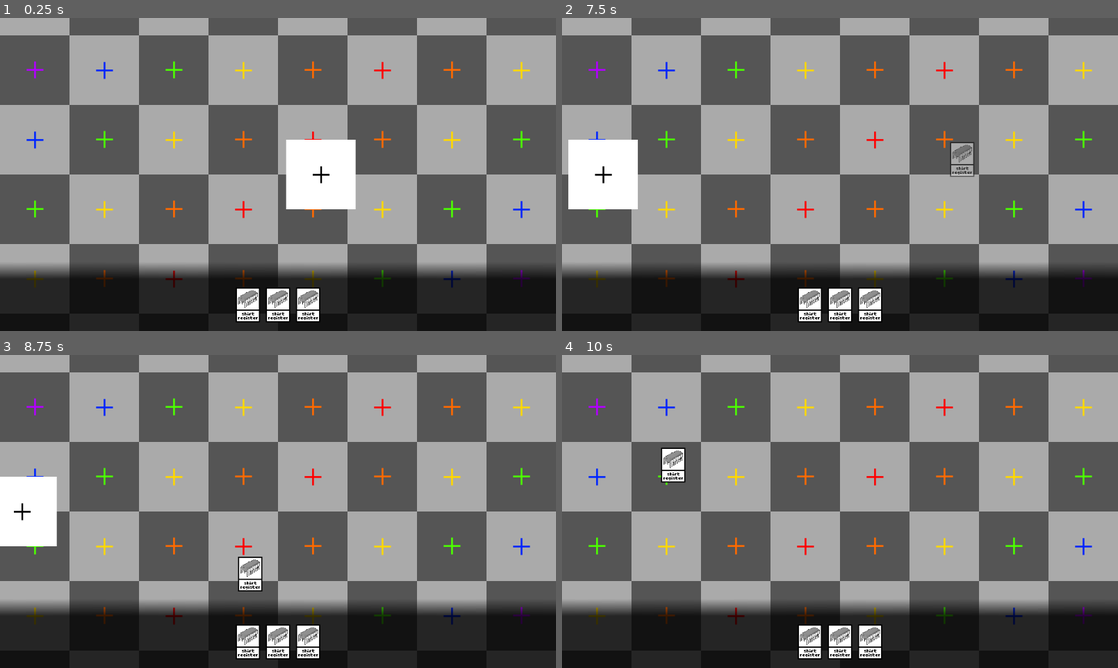
Above: before the commit, frames 1-4 (two rows, left to right).
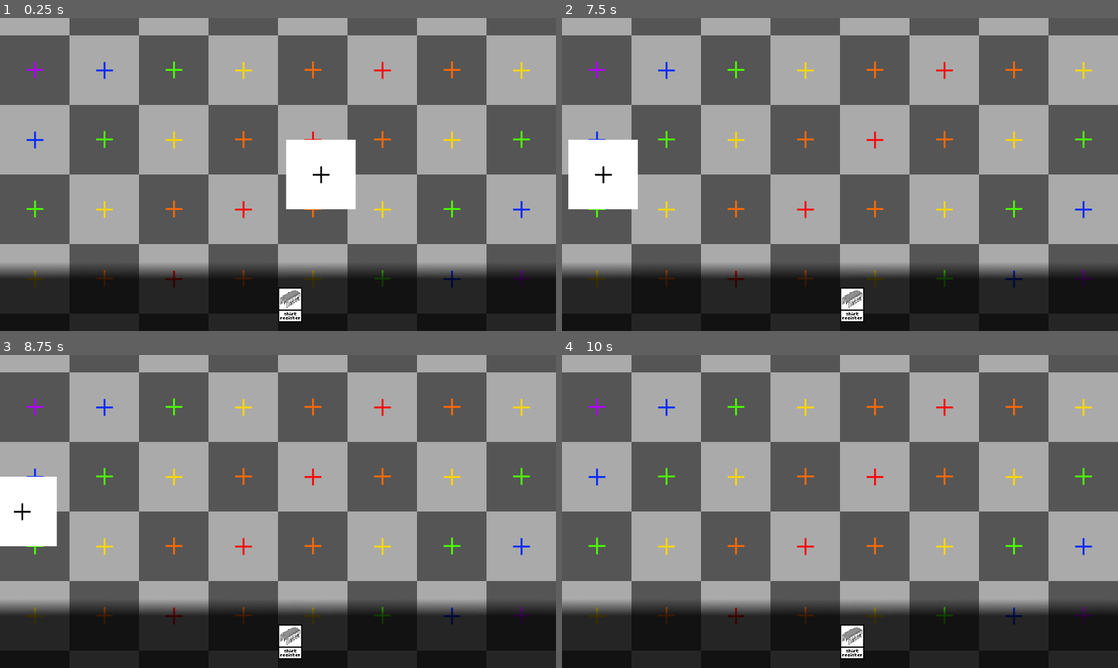
Above: after the commit, the same moments.

Repository: NobleMetalLabs/the-genesis-gambit
Game: Godot game, scene res://scn/tests/test.tscn
The game is run twice, just before and just after one commit, with the same random seed, the same clock (stepped at 60 frames per second) and the same inputs.
Inputs (mouse positions are in pixels of both pictures, inside the frame that each line leads up to):
- Up to frame 1 (0.25 s): no input
- Up to frame 2 (7.5 s): click (812, 305) at 0.52 s; click (840, 305) at 1.27 s; click (867, 305) at 2.02 s; click (812, 305) at 2.77 s; click (840, 305) at 3.52 s; click (867, 305) at 4.27 s; click (812, 305) at 5.02 s; click (840, 305) at 5.77 s; click (867, 305) at 6.52 s; tap Enter at 7.25 s; move the mouse to (962, 158) at 7.27 s; hold Shift from 7.28 s (still down); click (962, 158) at 7.42 s
- Up to frame 3 (8.75 s): release Shift at 8 s; drag from (400, 495) to (250, 574) at 8.02 s
- Up to frame 4 (10 s): move the mouse to (895, 442) at 8.77 s; tap Ctrl at 8.85 s; click (895, 442) at 8.92 s; drag from (812, 574) to (673, 464) at 9.52 s

The runs differ from the first frame. In frame 1, 1.2% of the frame differs, in the area x 42-58%, y 86-98%; in frame 2, 1.6%; in frame 3, 1.7%; in frame 4, 1.7%, in the area x 17-58%, y 29-98%.

Commit message:
Control adjustment & CardInstance restructuring

Diff:
--- a/scn/game/CardInstance.tscn
+++ b/scn/game/CardInstance.tscn
@@ -1,18 +1,13 @@
-[gd_scene load_steps=4 format=3 uid="uid://jig42kmvjtxn"]
+[gd_scene load_steps=2 format=3 uid="uid://jig42kmvjtxn"]
 
 [ext_resource type="Script" path="res://src/game/CardInstance.gd" id="1_kt53x"]
-[ext_resource type="Texture2D" uid="uid://mxqovcc74tr" path="res://ast/image/cards/fgs/test-chip.png" id="2_vjots"]
 
-[sub_resource type="RectangleShape2D" id="RectangleShape2D_6151v"]
-size = Vector2(42, 60)
-
-[node name="CardInstance" type="Node2D"]
+[node name="CardInstance" type="Control"]
+layout_mode = 3
+anchors_preset = 0
 script = ExtResource("1_kt53x")
 
-[node name="Sprite2D" type="Sprite2D" parent="."]
-texture = ExtResource("2_vjots")
-
-[node name="Area2D" type="Area2D" parent="."]
-
-[node name="CollisionShape2D" type="CollisionShape2D" parent="Area2D"]
-shape = SubResource("RectangleShape2D_6151v")
+[node name="TextureRect" type="TextureRect" parent="."]
+layout_mode = 0
+offset_right = 40.0
+offset_bottom = 40.0
--- /dev/null
+++ b/scn/game/CardInstanceOnField.tscn
@@ -0,0 +1,12 @@
+[gd_scene load_steps=2 format=3 uid="uid://ms1n2nfejqmb"]
+
+[ext_resource type="Script" path="res://src/game/CardInstanceOnField.gd" id="1_tkv1q"]
+
+[node name="CardInstanceOnField" type="Control"]
+layout_mode = 3
+anchors_preset = 15
+anchor_right = 1.0
+anchor_bottom = 1.0
+grow_horizontal = 2
+grow_vertical = 2
+script = ExtResource("1_tkv1q")
--- a/scn/game/Gamefield.tscn
+++ b/scn/game/Gamefield.tscn
@@ -1,10 +1,10 @@
 [gd_scene load_steps=3 format=3 uid="uid://ct78rnvd5iwus"]
 
 [ext_resource type="Script" path="res://src/game/Gamefield.gd" id="1_fgrj6"]
-[ext_resource type="PackedScene" uid="uid://jig42kmvjtxn" path="res://scn/game/CardInstance.tscn" id="3_x6i0v"]
+[ext_resource type="PackedScene" uid="uid://ms1n2nfejqmb" path="res://scn/game/CardInstanceOnField.tscn" id="2_gufx6"]
 
 [node name="GAMEFIELD" type="Node2D"]
 script = ExtResource("1_fgrj6")
-card_instance_scene = ExtResource("3_x6i0v")
+card_instance_scene = ExtResource("2_gufx6")
 
 [node name="Cards" type="Node2D" parent="."]
--- a/scn/tests/test.tscn
+++ b/scn/tests/test.tscn
@@ -12,6 +12,7 @@
 z_index = -5
 position = Vector2(480, 270)
 texture = ExtResource("1_fcxgx")
+metadata/_edit_lock_ = true
 
 [node name="Thing" type="Sprite2D" parent="."]
 position = Vector2(580, 270)
@@ -23,5 +24,6 @@
 
 [node name="CLIENT-UI" parent="." node_paths=PackedStringArray("gamefield") instance=ExtResource("5_vofwa")]
 unique_name_in_owner = true
-mouse_filter = 1
+z_index = 1
+mouse_filter = 2
 gamefield = NodePath("../GAMEFIELD")
--- /dev/null
+++ b/scn/ui/CardInstanceInHand.tscn
@@ -0,0 +1,8 @@
+[gd_scene load_steps=2 format=3 uid="uid://dosfprffmtayf"]
+
+[ext_resource type="Script" path="res://src/ui/CardInstanceInHand.gd" id="1_ixf6w"]
+
+[node name="CardInstanceInHand" type="Control"]
+layout_mode = 3
+anchors_preset = 0
+script = ExtResource("1_ixf6w")
--- a/scn/ui/ClientUI.tscn
+++ b/scn/ui/ClientUI.tscn
@@ -7,16 +7,17 @@
 [ext_resource type="Texture2D" uid="uid://cdhjukcem57os" path="res://ast/image/ui/test-hand-bg.png" id="3_ahllg"]
 [ext_resource type="Resource" uid="uid://dfpmseflf6h0b" path="res://ast/cards/ShiftRegister.tres" id="3_buy1h"]
 [ext_resource type="Texture2D" uid="uid://djjhjh04iwame" path="res://ast/image/cards/fgs/target-placeholder.png" id="5_kgfmm"]
-[ext_resource type="PackedScene" uid="uid://oi7cavr81leq" path="res://scn/ui/HandCard.tscn" id="7_78t22"]
+[ext_resource type="PackedScene" uid="uid://dosfprffmtayf" path="res://scn/ui/CardInstanceInHand.tscn" id="7_goj2q"]
 
 [node name="CLIENT-UI" type="Control"]
-z_index = 1
+z_index = -1
 layout_mode = 3
 anchors_preset = 15
 anchor_right = 1.0
 anchor_bottom = 1.0
 grow_horizontal = 2
 grow_vertical = 2
+mouse_filter = 1
 script = ExtResource("1_68p1r")
 temp_card_scn = ExtResource("2_fpva6")
 metadata/_edit_lock_ = true
@@ -66,17 +67,10 @@
 offset_top = 465.0
 offset_right = 960.0
 offset_bottom = 525.0
+mouse_filter = 2
 theme_override_constants/separation = 10
 alignment = 1
 
-[node name="HandCard" parent="HandContainer" instance=ExtResource("7_78t22")]
+[node name="CardInstanceInHand" parent="HandContainer" instance=ExtResource("7_goj2q")]
 layout_mode = 2
 metadata = ExtResource("3_buy1h")
-
-[node name="HandCard2" parent="HandContainer" instance=ExtResource("7_78t22")]
-layout_mode = 2
-metadata = ExtResource("3_buy1h")
-
-[node name="HandCard3" parent="HandContainer" instance=ExtResource("7_78t22")]
-layout_mode = 2
-metadata = ExtResource("3_buy1h")
--- a/scn/ui/HandCard.gd
+++ /dev/null
@@ -1,10 +0,0 @@
-class_name HandCard
-extends TextureButton
-
-@export var metadata : CardMetadata
-
-func _setup(_metadata : CardMetadata) -> void:
-	metadata = _metadata
-
-func _ready() -> void:
-	texture_normal = metadata.image
--- a/scn/ui/HandCard.tscn
+++ /dev/null
@@ -1,8 +0,0 @@
-[gd_scene load_steps=3 format=3 uid="uid://oi7cavr81leq"]
-
-[ext_resource type="Texture2D" uid="uid://cxn7v35vbhtvc" path="res://ast/image/cards/bgs/test-card.png" id="1_0cfnh"]
-[ext_resource type="Script" path="res://scn/ui/HandCard.gd" id="2_ifrwv"]
-
-[node name="HandCard" type="TextureButton"]
-texture_normal = ExtResource("1_0cfnh")
-script = ExtResource("2_ifrwv")
--- a/src/autoloads/AudioDispatcher.gd
+++ b/src/autoloads/AudioDispatcher.gd
@@ -11,7 +11,7 @@
 	new_player.play()
 	return new_player
 
-func dispatch_positional_audio(source : Node2D, audio : StringName) -> AudioStreamPlayer2D:
+func dispatch_positional_audio(source : Control, audio : StringName) -> AudioStreamPlayer2D:
 	var new_player : AudioStreamPlayer2D = AudioStreamPlayer2D.new()
 	new_player.stream = ResourceLoader.load(audio)
 	source.add_child(new_player)
--- a/src/game/CardInstance.gd
+++ b/src/game/CardInstance.gd
@@ -1,29 +1,23 @@
 class_name CardInstance
-extends Node2D
+extends Control
 
+@export var metadata : CardMetadata
+var logic : CardLogic
 var gamefield : Gamefield
-var metadata : CardMetadata
-var logic : CardLogic
 var player_owner : Player
 
-@onready var area : Area2D = $Area2D
-@onready var sprite : Sprite2D = $Sprite2D
-@onready var collision_shape : CollisionShape2D = area.get_node("CollisionShape2D")
-var dragging : bool = false
-var dragging_offset : Vector2 = Vector2.ZERO
-
-func _setup(_gamefield : Gamefield, _metadata : CardMetadata, _player_owner : Player) -> void:
+func _setup(_gamefield: Gamefield, _metadata : CardMetadata, _player_owner: Player) -> void:
+	metadata = _metadata
+	logic = metadata.logic_script.new()
+	logic.owner = self
 	gamefield = _gamefield
-	metadata = _metadata
 	player_owner = _player_owner
 
-var selecting_target : bool = false
-var target : CardInstance = null
-var target_arrow : Arrow2D = Arrow2D.new()
+var texture_rect : TextureRect
 
 func get_vector_to_edge_at_angle(angle : float) -> Vector2:
 	# TODO: Make this shit better
-	var half_bounds : Vector2 = collision_shape.shape.get_rect().size / 2
+	var half_bounds : Vector2 = metadata.image.get_size() / 2
 	var tri_angle : float = abs(Vector2.from_angle(angle)).angle()
 	var bleed : float = 0.2
 	var to_edge : Vector2
@@ -36,54 +30,6 @@
 	return to_edge * (1 - bleed)
 
 func _ready() -> void:
-	area.input_event.connect(
-		func (_viewport : Viewport, event : InputEvent, _shape_idx : int) -> void:
-			if not event is InputEventMouseButton: return
-			if event.button_index == MOUSE_BUTTON_LEFT:
-				if event.pressed: start_drag()
-			if event.button_index == MOUSE_BUTTON_RIGHT:
-				if event.pressed: start_target()
-			get_viewport().set_input_as_handled()
-	)
-	sprite.texture = metadata.image
-	logic = metadata.logic_script.new()
-	logic.owner = self
-	gamefield.event.emit("card_placement", {"card_instance": self})
-
-	target_arrow.z_index = 2
-	target_arrow.modulate = Color.RED
-	add_child(target_arrow)
-
-func _process(_delta : float) -> void:
-	if dragging:
-		self.position = get_parent().get_local_mouse_position() + dragging_offset
-		if not Input.is_mouse_button_pressed(MOUSE_BUTTON_LEFT):
-			end_drag()
-
-	target_arrow.visible = (target != null or selecting_target)
-
-	if selecting_target:
-		target_arrow.position = self.get_vector_to_edge_at_angle(get_local_mouse_position().angle())
-		target_arrow.end_position = get_parent().get_local_mouse_position()
-		if not Input.is_mouse_button_pressed(MOUSE_BUTTON_RIGHT):
-			end_target()
-	elif target != null:
-		var target_dir_angle : float = self.global_position.angle_to_point(target.global_position)
-		var to_edge : Vector2 = target.get_vector_to_edge_at_angle(target_dir_angle)
-		target_arrow.position = self.get_vector_to_edge_at_angle(target_dir_angle)
-		target_arrow.end_position = (target.global_position - to_edge)
-
-func start_drag() -> void:
-	dragging = true
-	dragging_offset = self.position - get_parent().get_local_mouse_position()
-
-func end_drag() -> void:
-	dragging = false
-
-func start_target() -> void:
-	selecting_target = true
-	target = null
-
-func end_target() -> void:
-	selecting_target = false
-	target = gamefield.get_hovered_card()
+	texture_rect = TextureRect.new()
+	texture_rect.texture = metadata.image
+	add_child(texture_rect)
--- /dev/null
+++ b/src/game/CardInstanceOnField.gd
@@ -0,0 +1,70 @@
+class_name CardInstanceOnField
+extends CardInstance
+
+#var gamefield : Gamefield
+#var player_owner : Player
+
+var dragging : bool = false
+var dragging_offset : Vector2 = Vector2.ZERO
+
+#func _setup(_gamefield : Gamefield, _player_owner : Player) -> void:
+	#
+	#gamefield = _gamefield
+	#player_owner = _player_owner
+
+var selecting_target : bool = false
+var target : CardInstance = null
+var target_arrow : Arrow2D = Arrow2D.new()
+
+func _ready() -> void:
+	super()
+	texture_rect.position -= metadata.image.get_size() / 2
+
+	gui_input.connect(
+		func (event : InputEvent) -> void:
+			if not event is InputEventMouseButton: return
+			if event.button_index == MOUSE_BUTTON_LEFT:
+				if event.pressed: start_drag()
+			if event.button_index == MOUSE_BUTTON_RIGHT:
+				if event.pressed: start_target()
+			get_viewport().set_input_as_handled()
+	)
+	gamefield.event.emit("card_placement", {"card_instance": self})
+
+	target_arrow.z_index = 2
+	target_arrow.modulate = Color.RED
+	add_child(target_arrow)
+
+func _process(_delta : float) -> void:
+	if dragging:
+		self.position = get_parent().get_local_mouse_position() + dragging_offset
+		if not Input.is_mouse_button_pressed(MOUSE_BUTTON_LEFT):
+			end_drag()
+
+	target_arrow.visible = (target != null or selecting_target)
+
+	if selecting_target:
+		target_arrow.position = self.get_vector_to_edge_at_angle(get_local_mouse_position().angle())
+		target_arrow.end_position = get_parent().get_local_mouse_position()
+		if not Input.is_mouse_button_pressed(MOUSE_BUTTON_RIGHT):
+			end_target()
+	elif target != null:
+		var target_dir_angle : float = self.global_position.angle_to_point(target.global_position)
+		var to_edge : Vector2 = target.get_vector_to_edge_at_angle(target_dir_angle)
+		target_arrow.position = self.get_vector_to_edge_at_angle(target_dir_angle)
+		target_arrow.end_position = (target.global_position - to_edge)
+
+func start_drag() -> void:
+	dragging = true
+	dragging_offset = self.position - get_parent().get_local_mouse_position()
+
+func end_drag() -> void:
+	dragging = false
+
+func start_target() -> void:
+	selecting_target = true
+	target = null
+
+func end_target() -> void:
+	selecting_target = false
+	target = gamefield.get_hovered_card()
--- a/src/game/Gamefield.gd
+++ b/src/game/Gamefield.gd
@@ -24,18 +24,18 @@
 
 # make panning strength a user setting
 func place_card(player : Player, metadata : CardMetadata, position : Vector2) -> void:
-	var new_card : CardInstance = card_instance_scene.instantiate()
+	var new_card : CardInstanceOnField = card_instance_scene.instantiate()
 	new_card._setup(self, metadata, player)
 	new_card.position = position
 
 	self.event.connect(func(event_name : StringName, data : Dictionary) -> void:
 		new_card.logic.process_event(event_name, data)
 	)
-	new_card.get_node("Area2D").mouse_entered.connect(
+	new_card.mouse_entered.connect(
 		func() -> void:
 			_hovered_card = new_card
 	)
-	new_card.get_node("Area2D").mouse_exited.connect(
+	new_card.mouse_exited.connect(
 		func() -> void:
 			_hovered_card = null
 	)
--- /dev/null
+++ b/src/ui/CardInstanceInHand.gd
@@ -0,0 +1,5 @@
+class_name CardInstanceInHand
+extends CardInstance
+
+func _ready() -> void:
+	super()
--- a/src/ui/ClientUI.gd
+++ b/src/ui/ClientUI.gd
@@ -7,13 +7,6 @@
 @onready var hand_container : HBoxContainer = $HandContainer
 
 @export var gamefield : Gamefield
-
-## debug
-#var shift_reg_meta : CardMetadata = preload("res://ast/cards/ShiftRegister.tres")
-#func _on_button_button_down() -> void:
-	#var new_temp_card : TempCard = temp_card_scn.instantiate()
-	#new_temp_card._setup(self, shift_reg_meta)
-	#self.add_child(new_temp_card, true)
 
 func _input(event : InputEvent) -> void:
 	if not event is InputEventKey: return
@@ -35,10 +28,15 @@
 
 # i guess this should be done individually when cards get added, rather than a for loop
 # (can't do that yet since they're already in the scene for now)
-func _ready(): setup_hand()
+func _ready() -> void: setup_hand()
 func setup_hand() -> void:
-	for card : HandCard in hand_container.get_children():
-		card.button_down.connect(card_button_down.bind(card.metadata))
+	for card : CardInstanceInHand in hand_container.get_children():
+		card.gui_input.connect(
+		func (event : InputEvent) -> void:
+				if not event is InputEventMouseButton: return
+				if event.button_index == MOUSE_BUTTON_LEFT:
+					if event.pressed: card_button_down(card.metadata)
+		)
 
 func card_button_down(metadata : CardMetadata) -> void:
 	var new_temp_card : TempCard = temp_card_scn.instantiate()
Not shown, added: scn/game/CarBB57.tmp
